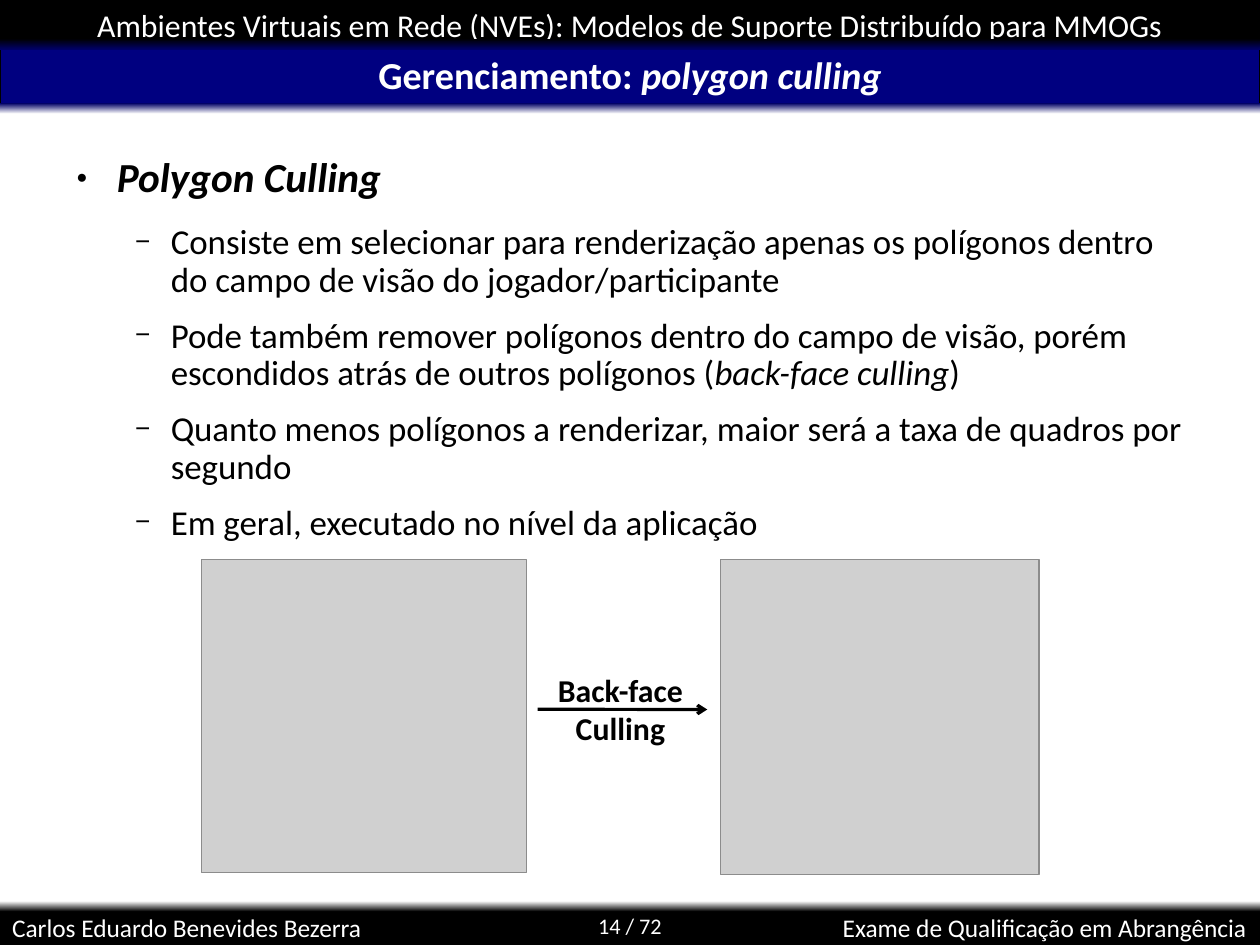
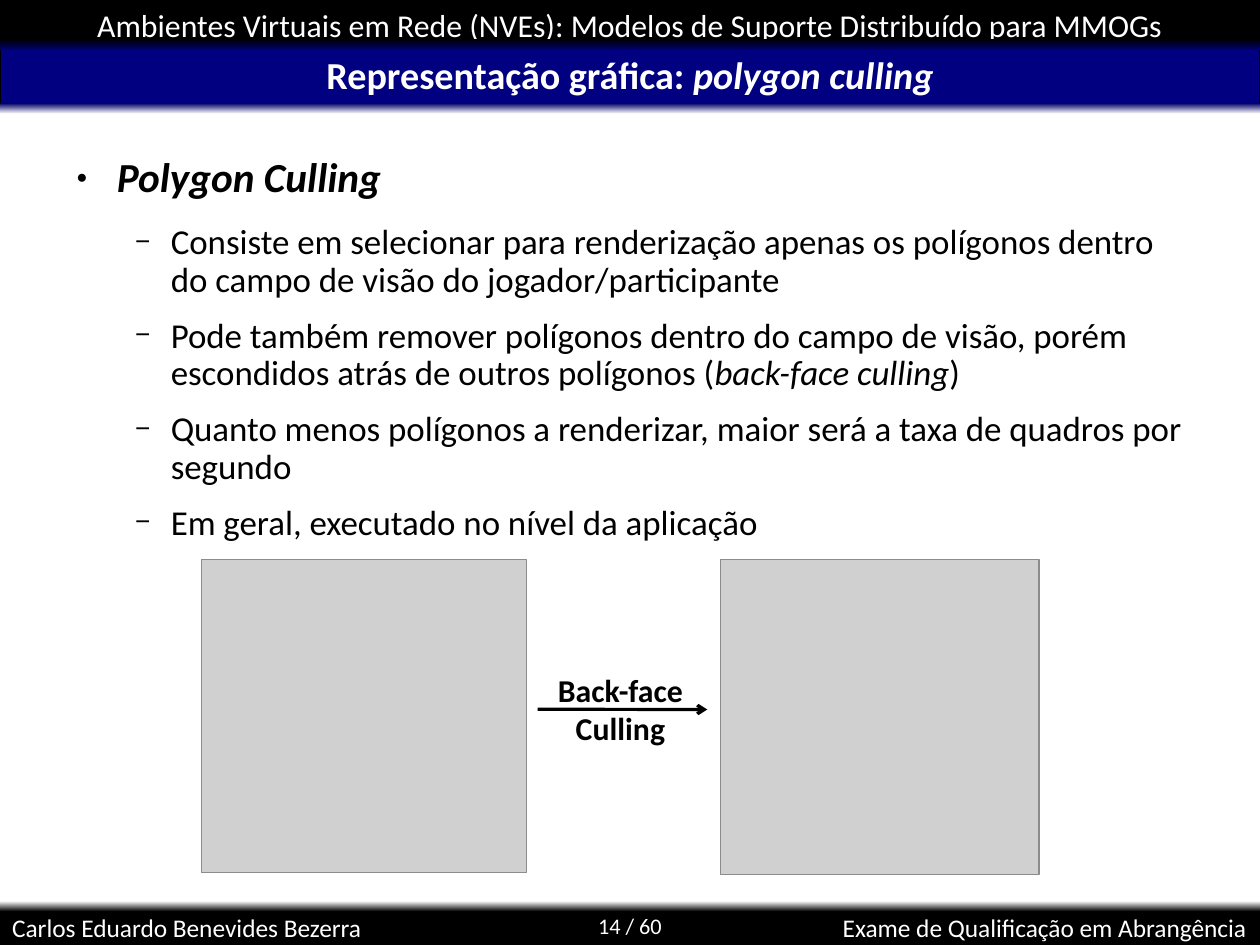
Before and after one commit to kdubezerra/kdubezerra, a slide deck: slide 14 of disciplinas/cmp600/app.ppt. Drawn at 1260x945 pixels with LibreOffice and Linux fonts; fonts in the diff are those of the drawing; grey boxes stand for pictures; background and template pictures are left out. Boxes give left, top, right and bottom in pixels: in the first picture for what was removed or moved away, otherwise in the second. Text is boxed around its words. In the diff, an @@ line names an element or a change of style, - is before the commit and + after.

```diff
--- a/disciplinas/cmp600/app.ppt
+++ b/disciplinas/cmp600/app.ppt
@@ title at bbox=[326, 62, 933, 96]: text changed @@
-Gerenciamento: polygon culling
+Representação gráfica: polygon culling
@@ page number at bbox=[598, 919, 662, 934]: text changed @@
-14 / 72
+14 / 60
```
Also in this commit, not shown: 4 other slides changed, 21 slides added, 1 slide removed, 1 other file.
